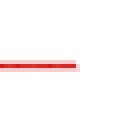
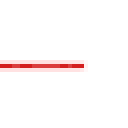
Two versions of the same layered image (128 × 128). Layer-by-layer changes:
hid "Layer 7" over (x1=4, y1=64, x2=60, y2=68)
hid "Layer 6" over (x1=0, y1=60, x2=80, y2=72)
added layer "Layer 9" (20%) above "Layer 8" over (x1=12, y1=64, x2=72, y2=68)
added layer "Layer 8" above "Layer 5" over (x1=4, y1=64, x2=84, y2=68)
hid "Layer 5" over (x1=4, y1=64, x2=76, y2=68)
